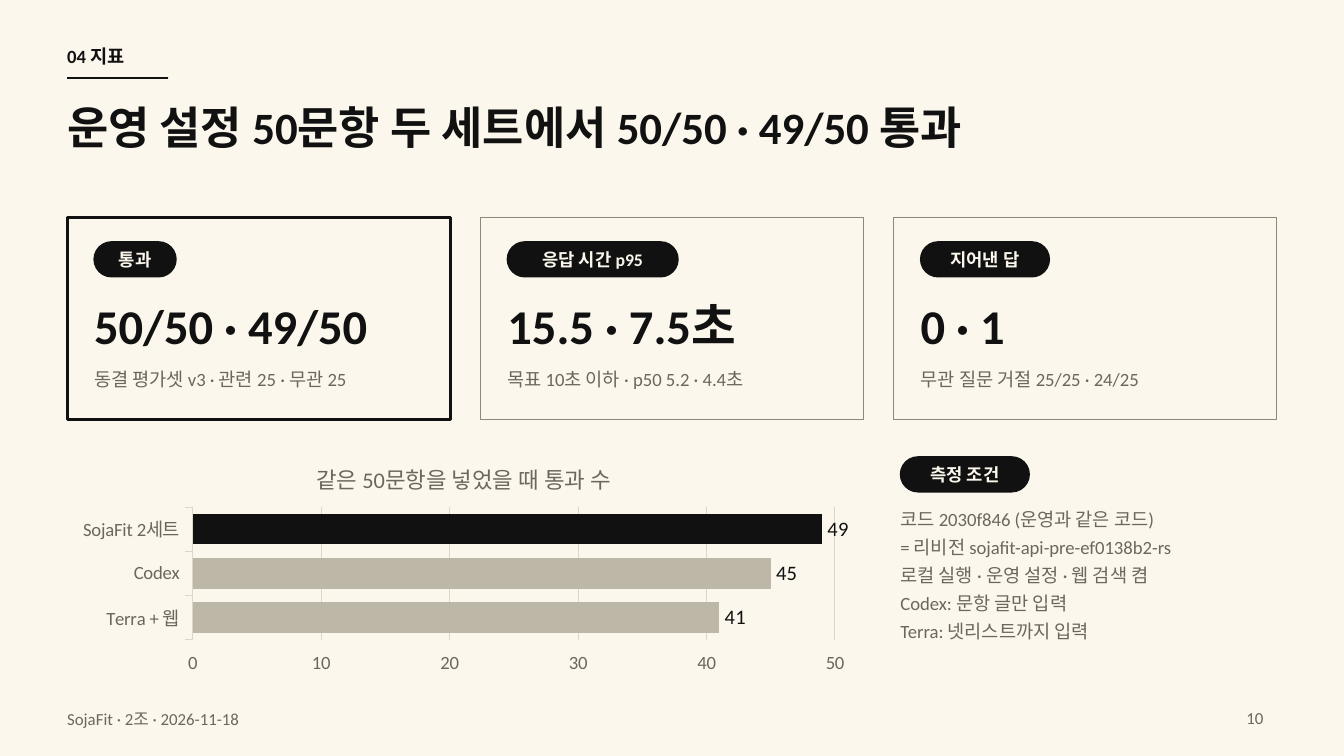
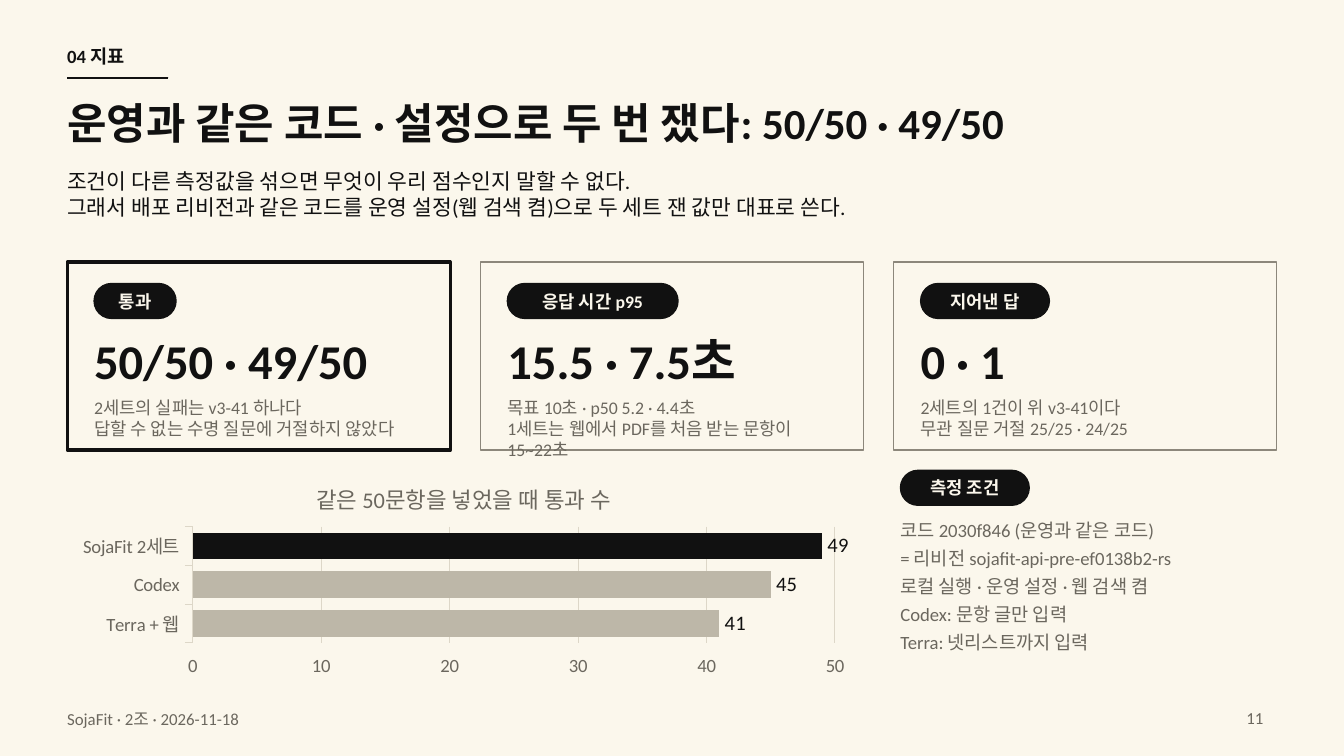
Before and after one commit to HJU5022/SojaFit, a slide deck: slide 11 of docs/deliverables/presentation/sojafit-final-2026-11-18.pptx (slide 10 before the commit). Drawn at 1344x756 pixels with LibreOffice and Linux fonts; fonts in the diff are those of the drawing. Boxes give left, top, right and bottom in pixels: in the first picture for what was removed or moved away, otherwise in the second. Text is boxed around its words. In the diff, an @@ line names an element or a change of style, - is before the commit and + after.

Commit message:
docs: 발표 덱을 20장 최종본으로 바꾸고(화면 캡처 제외 · 구조도 다시 그림 · 배포 절차 장 추가) PRESENTATION.md · 목록 문서 · 작업 기록을 맞춘다

```diff
--- a/docs/deliverables/presentation/sojafit-final-2026-11-18.pptx
+++ b/docs/deliverables/presentation/sojafit-final-2026-11-18.pptx
@@ title at box(67, 103, 1003, 143): text changed; size 24 to 23 pt @@
-운영 설정 50문항 두 세트에서 50/50 · 49/50 통과
+운영과 같은 코드 · 설정으로 두 번 쟀다: 50/50 · 49/50
@@ text added at box(67, 171, 845, 218), 11.5 pt, text #111111 @@
+조건이 다른 측정값을 섞으면 무엇이 우리 점수인지 말할 수 없다.
+그래서 배포 리비전과 같은 코드를 운영 설정(웹 검색 켬)으로 두 세트 잰 값만 대표로 쓴다.
@@ rectangle: place and size @@
-rectangle at box(67, 218, 450, 419)
+rectangle at box(67, 262, 450, 450)
@@ rectangle: place and size @@
-rectangle at box(481, 218, 864, 419)
+rectangle at box(481, 262, 864, 450)
@@ rectangle: place and size @@
-rectangle at box(894, 218, 1277, 419)
+rectangle at box(894, 262, 1277, 450)
@@ 3 rounded rectangles: place and size @@
-3 rounded rectangles at box(94, 242, 1050, 277)
+3 rounded rectangles at box(94, 284, 1050, 319)
@@ text "50/50 · 49/50": place and size @@
-text "50/50 · 49/50" at box(94, 310, 367, 347)
+text "50/50 · 49/50" at box(94, 345, 367, 382)
@@ text "15.5 · 7.5초": place and size @@
-text "15.5 · 7.5초" at box(507, 304, 736, 345)
+text "15.5 · 7.5초" at box(507, 339, 736, 380)
@@ text "0 · 1": place and size @@
-text "0 · 1" at box(921, 312, 1005, 345)
+text "0 · 1" at box(921, 347, 1005, 380)
@@ text removed at box(94, 370, 347, 388) @@
-동결 평가셋 v3 · 관련 25 · 무관 25
@@ text added at box(94, 399, 395, 437), 9.5 pt, text #6B675E @@
+2세트의 실패는 v3-41 하나다
+답할 수 없는 수명 질문에 거절하지 않았다
@@ text at box(507, 399, 792, 437): text changed; size 10 to 9.5 pt @@
-목표 10초 이하 · p50 5.2 · 4.4초
+목표 10초 · p50 5.2 · 4.4초
+1세트는 웹에서 PDF를 처음 받는 문항이 15~22초
@@ text at box(921, 399, 1121, 416): paragraph added @@
+2세트의 1건이 위 v3-41이다
@@ text "2세트의 1건이 위 v3-41이다": place and size @@
-text "2세트의 1건이 위 v3-41이다" at box(921, 370, 1139, 388)
+text "2세트의 1건이 위 v3-41이다" at box(921, 399, 1128, 437)
@@ text at box(921, 420, 1128, 437): size 10 to 9.5 pt in "무관 질문 거절 25/25 · 24/25" @@
@@ bar chart: place and size @@
-bar chart at box(67, 444, 860, 679)
+bar chart at box(67, 464, 860, 681)
@@ rounded rectangle "측정 조건": place and size @@
-rounded rectangle "측정 조건" at box(900, 457, 1030, 492)
+rounded rectangle "측정 조건" at box(900, 470, 1030, 505)
@@ text "코드 2030f846 (운영과 같은 코드)": place and size @@
-text "코드 2030f846 (운영과 같은 코드)" at box(900, 538, 1171, 640)
+text "코드 2030f846 (운영과 같은 코드)" at box(900, 549, 1171, 651)
@@ page number at box(1246, 713, 1263, 724): text changed @@
-10
+11
```
Also in this commit, not shown: 16 other slides changed, 3 slides added, 2 slides removed, 5 other files.
